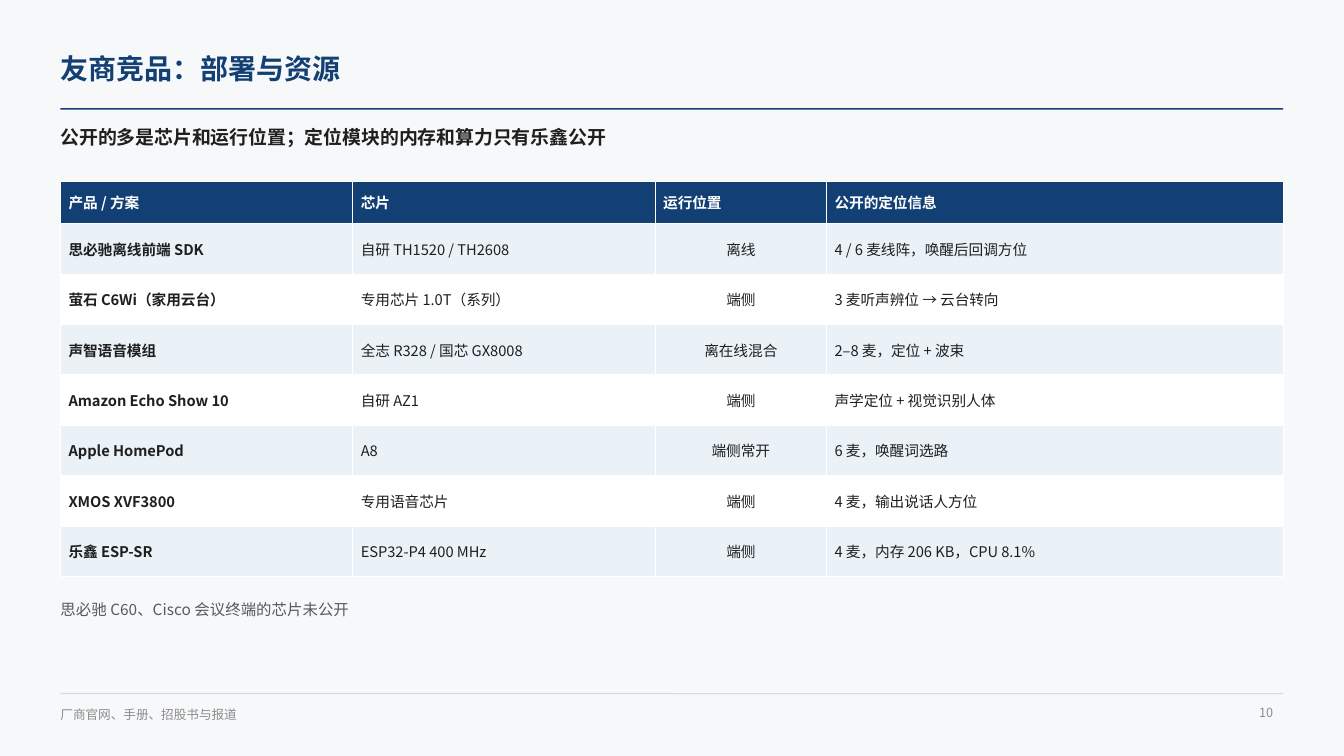
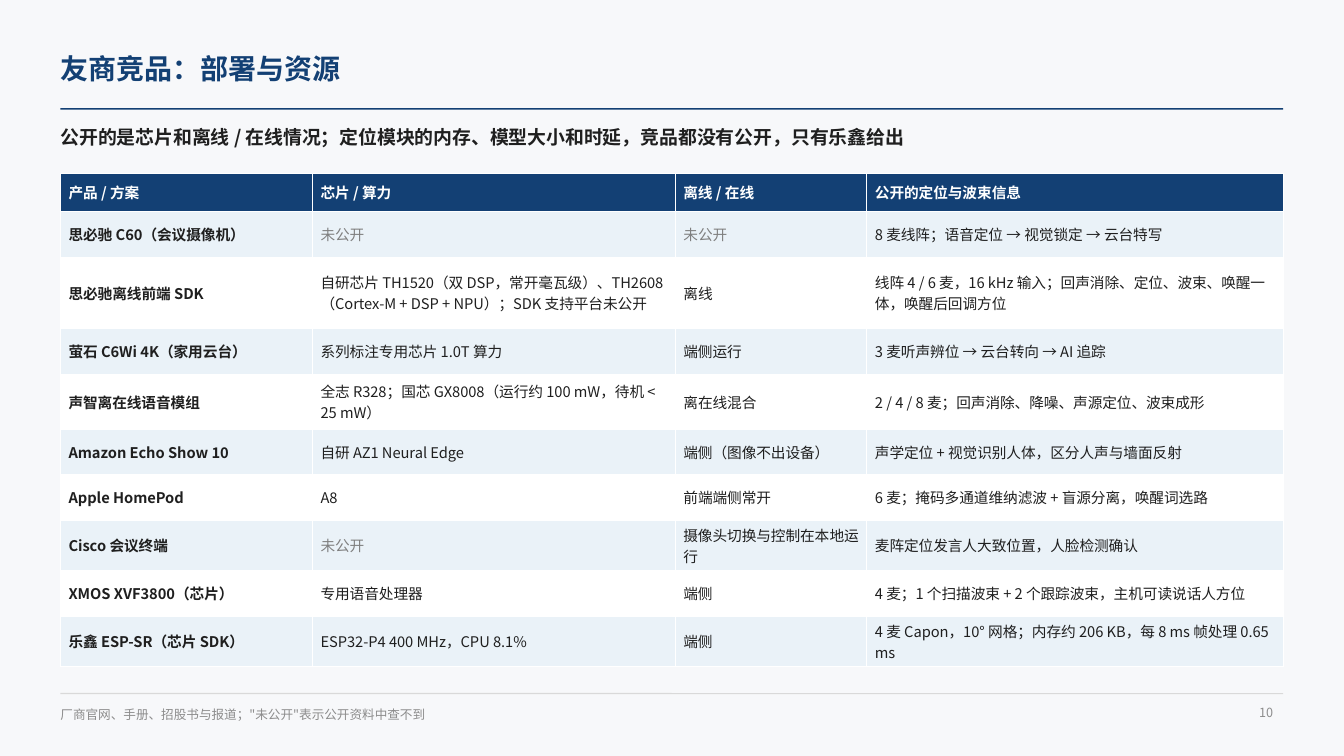
Before and after one commit to ZeroFoxxi/ssl-scene1, a slide deck: slide 10 of 01_场景一_摄像头声源定位/技术总结/声源定位与波束成形技术总结.pptx. Drawn at 1344x756 pixels with LibreOffice and Linux fonts; fonts in the diff are those of the drawing. Boxes give left, top, right and bottom in pixels: in the first picture for what was removed or moved away, otherwise in the second. Text is boxed around its words. In the diff, an @@ line names an element or a change of style, - is before the commit and + after.

```diff
--- a/01_场景一_摄像头声源定位/技术总结/声源定位与波束成形技术总结.pptx
+++ b/01_场景一_摄像头声源定位/技术总结/声源定位与波束成形技术总结.pptx
@@ text at (60,128,905,147): text changed @@
-公开的多是芯片和运行位置；定位模块的内存和算力只有乐鑫公开
+公开的是芯片和离线 / 在线情况；定位模块的内存、模型大小和时延，竞品都没有公开，只有乐鑫给出
@@ table at (60,173,1284,662) @@
-row 1: 产品 / 方案 | 芯片 | 运行位置 | 公开的定位信息
-row 2: 思必驰离线前端 SDK | 自研 TH1520 / TH2608 | 离线 | 4 / 6 麦线阵，唤醒后回调方位
-row 3: 萤石 C6Wi（家用云台） | 专用芯片 1.0T（系列） | 端侧 | 3 麦听声辨位 → 云台转向
-row 4: 声智语音模组 | 全志 R328 / 国芯 GX8008 | 离在线混合 | 2–8 麦，定位 + 波束
-row 5: Amazon Echo Show 10 | 自研 AZ1 | 端侧 | 声学定位 + 视觉识别人体
-row 6: Apple HomePod | A8 | 端侧常开 | 6 麦，唤醒词选路
-row 7: XMOS XVF3800 | 专用语音芯片 | 端侧 | 4 麦，输出说话人方位
-row 8: 乐鑫 ESP-SR | ESP32-P4 400 MHz | 端侧 | 4 麦，内存 206 KB，CPU 8.1%
+row 1: 产品 / 方案 | 芯片 / 算力 | 离线 / 在线 | 公开的定位与波束信息
+row 2: 思必驰 C60（会议摄像机） | 未公开 | 未公开 | 8 麦线阵；语音定位 → 视觉锁定 → 云台特写
+row 3: 思必驰离线前端 SDK | 自研芯片 TH1520（双 DSP，常开毫瓦级）、TH2608（Cortex-M + DSP + NPU）；SDK 支持平台未公开 | 离线 | 线阵 4 / 6 麦，16 kHz 输入；回声消除、定位、波束、唤醒一体，唤醒后回调方位
+row 4: 萤石 C6Wi 4K（家用云台） | 系列标注专用芯片 1.0T 算力 | 端侧运行 | 3 麦听声辨位 → 云台转向 → AI 追踪
+row 5: 声智离在线语音模组 | 全志 R328；国芯 GX8008（运行约 100 mW，待机 < 25 mW） | 离在线混合 | 2 / 4 / 8 麦；回声消除、降噪、声源定位、波束成形
+row 6: Amazon Echo Show 10 | 自研 AZ1 Neural Edge | 端侧（图像不出设备） | 声学定位 + 视觉识别人体，区分人声与墙面反射
+row 7: Apple HomePod | A8 | 前端端侧常开 | 6 麦；掩码多通道维纳滤波 + 盲源分离，唤醒词选路
+row 8: Cisco 会议终端 | 未公开 | 摄像头切换与控制在本地运行 | 麦阵定位发言人大致位置，人脸检测确认
+row 9: XMOS XVF3800（芯片） | 专用语音处理器 | 端侧 | 4 麦；1 个扫描波束 + 2 个跟踪波束，主机可读说话人方位
+row 10: 乐鑫 ESP-SR（芯片 SDK） | ESP32-P4 400 MHz，CPU 8.1% | 端侧 | 4 麦 Capon，10° 网格；内存约 206 KB，每 8 ms 帧处理 0.65 ms
@@ table: place and size @@
-table at (60,181,1284,563)
+table at (60,173,1284,662)
@@ text removed at (60,602,348,616) @@
-思必驰 C60、Cisco 会议终端的芯片未公开
@@ text at (60,708,425,721): text changed @@
-厂商官网、手册、招股书与报道
+厂商官网、手册、招股书与报道；"未公开"表示公开资料中查不到
```
Also in this commit, not shown: 11 other slides changed, 2 other files.
